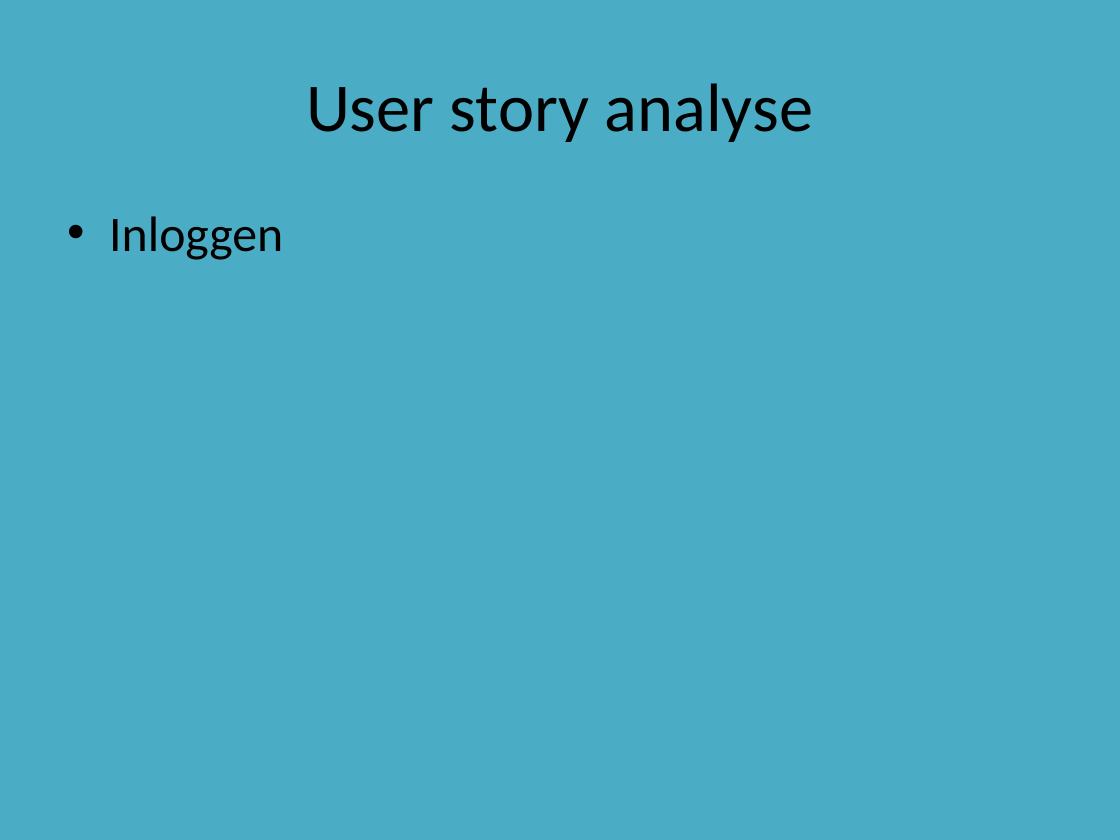
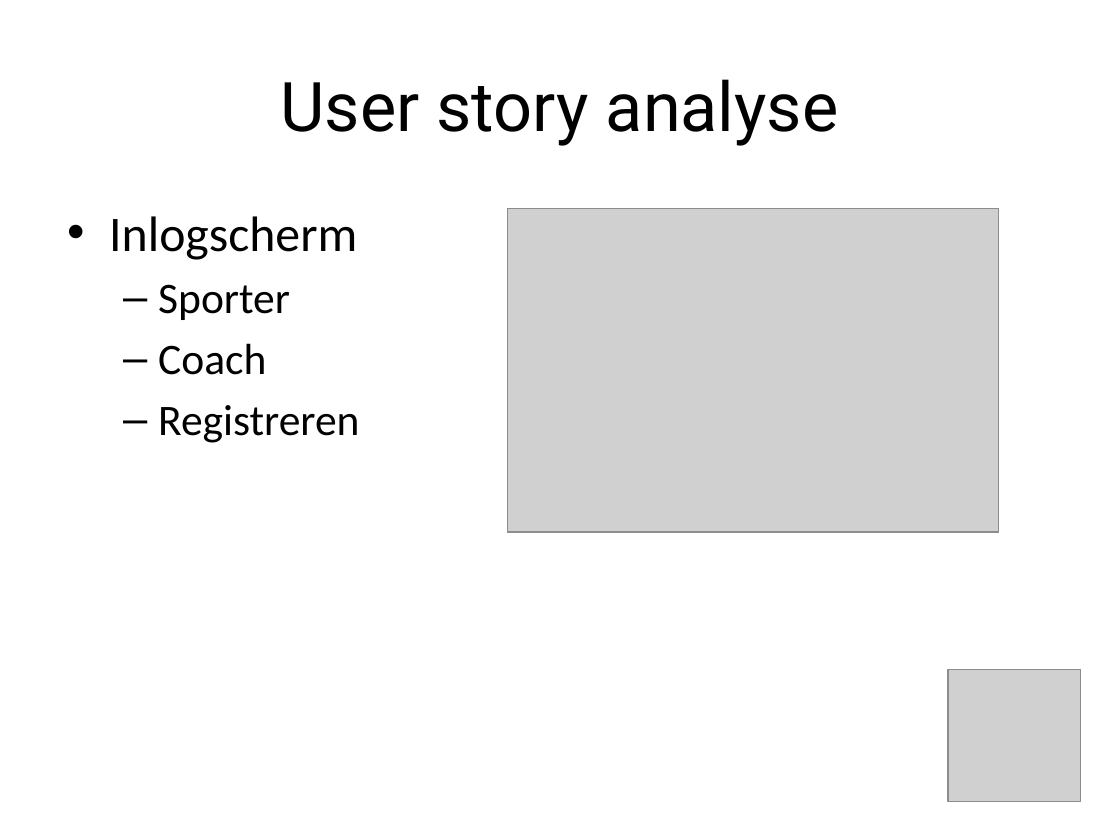
Before and after one commit to DASnoeken/Powerlift_App, a slide deck: slide 6 of Powerlift Powerpoint.pptx (slide 5 before the commit). Drawn at 1120x840 pixels with LibreOffice and Linux fonts; fonts in the diff are those of the drawing; grey boxes stand for pictures; background and template pictures are left out. Boxes give left, top, right and bottom in pixels: in the first picture for what was removed or moved away, otherwise in the second. Text is boxed around its words. In the diff, an @@ line names an element or a change of style, - is before the commit and + after.

```diff
--- a/Powerlift Powerpoint.pptx
+++ b/Powerlift Powerpoint.pptx
@@ background #4BACC6 to picture (left out) @@
@@ title "User story analyse" at [281,79,839,146]: font Calibri to Roboto @@
@@ picture added at [507,208,999,532] @@
@@ text at [109,216,359,443]: text changed; size 32 to 28 pt @@
-• Inloggen
+• Inlogscherm
+  – Sporter
+  – Coach
+  – Registreren
@@ picture added at [948,670,1080,802] @@
```
Also in this commit, not shown: 9 other slides changed, 1 slide added, 1 other file.
